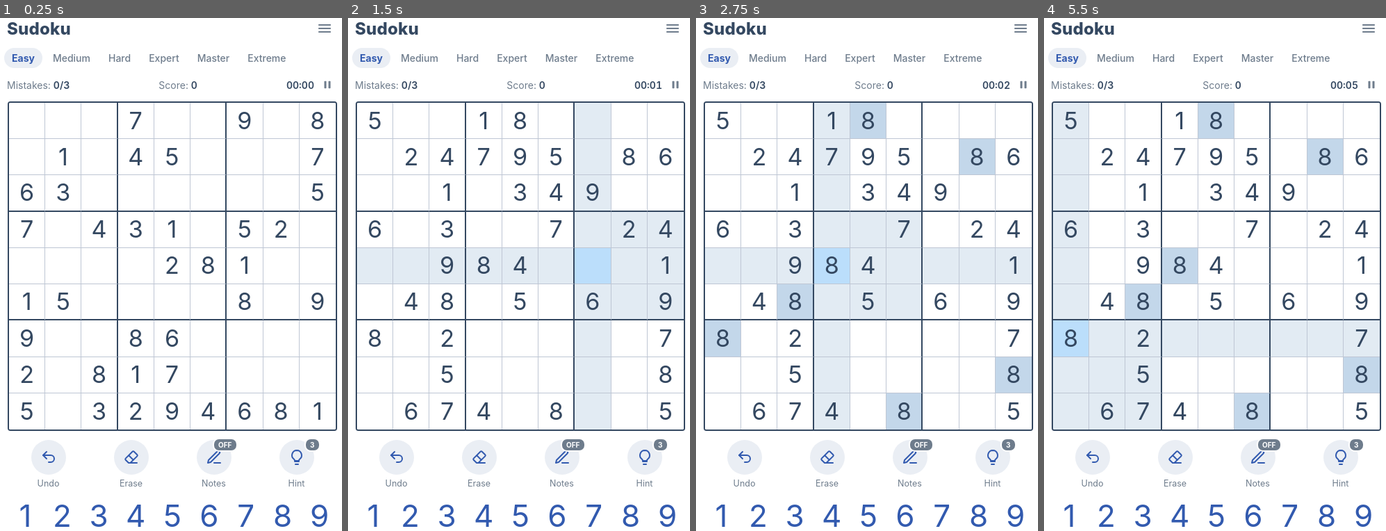
Above: before the commit, frames 1-4 (left to right).
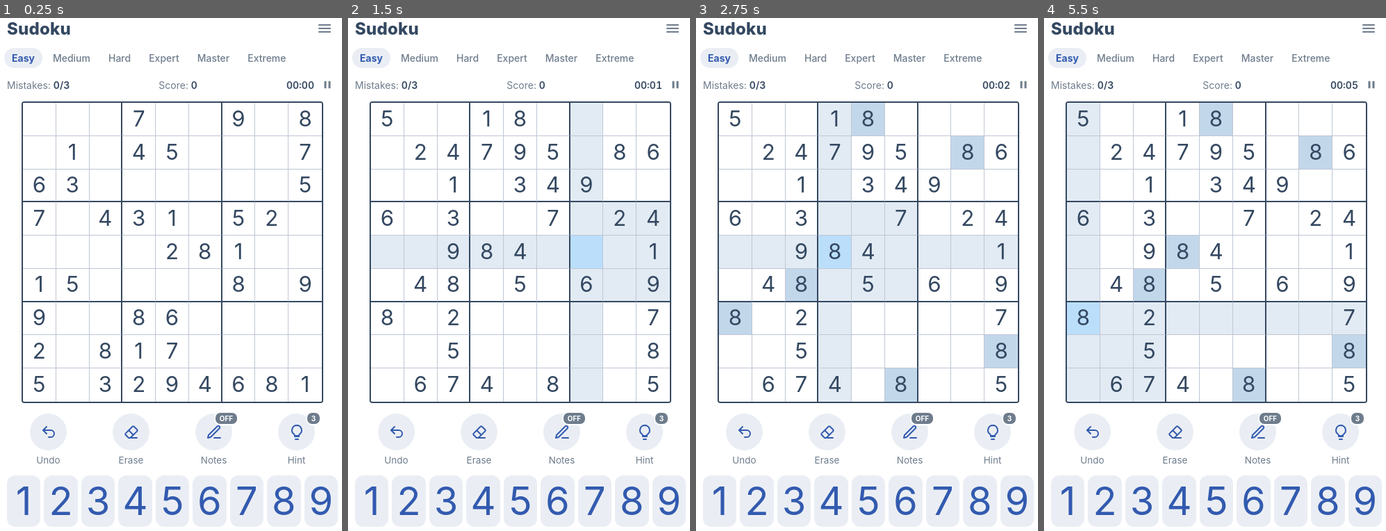
Above: after the commit, the same moments.

Repository: iverkjelsaas/Sudoku
Game: browser game, page index.html
Same seed, same stepped clock (60 frames per second), same inputs: the game is played once before the commit and once after it.
Inputs:
- Up to frame 1 (0.25 s): no input
- Up to frame 2 (1.5 s): click "Easy" at 0.27 s; hold Right from 1.03 s (still down); tap Ctrl at 1.1 s
- Up to frame 3 (2.75 s): release Right at 1.53 s; hold Down 1.58-1.85 s; tap Ctrl at 1.6, 2.1, 2.6 s; hold Left 1.9-2.47 s; hold Up from 2.52 s (still down)
- Up to frame 4 (5.5 s): release Up at 2.82 s; hold Right 2.87-3.53 s; tap Ctrl every 0.5 s from 3.1 to 5.1 s; hold Up 3.58-3.82 s; hold Left 3.87-4.3 s; hold Down 4.35-4.68 s; hold Right 4.73-5.23 s; hold Down from 5.28 s (still down)

The runs differ from the first frame. In frame 1, 12% of the frame differs, in the area x 2-99%, y 16-100%; in frame 2, 19%; in frame 3, 21%; in frame 4, 25%.

Commit message:
Fill the screen: bigger number pad tiles and controls
- Number pad grows to use the space under the board, with tile buttons
- Larger digits and control buttons
- Bump service worker cache to sudoku-v4

Co-Authored-By: Claude Opus 5.5 <noreply@anthropic.com>
Claude-Session: https://claude.ai/code/session_01L4nS6Uu5XKXfuhLv7infY8

Diff:
--- a/index.html
+++ b/index.html
@@ -31,7 +31,7 @@
 .info b{color:var(--text);font-weight:600;font-variant-numeric:tabular-nums}
 .timer{display:flex;align-items:center;gap:4px}
 .timer .iconbtn{width:30px;height:30px}
-.boardwrap{position:relative;width:min(100%,max(280px,calc(100dvh - 290px - env(safe-area-inset-top,0px) - env(safe-area-inset-bottom,0px))));aspect-ratio:1;margin:0 auto;container-type:inline-size}
+.boardwrap{position:relative;width:min(100%,max(280px,calc(100dvh - 330px - env(safe-area-inset-top,0px) - env(safe-area-inset-bottom,0px))));aspect-ratio:1;margin:0 auto;container-type:inline-size}
 .board{display:grid;grid-template-columns:repeat(9,1fr);grid-template-rows:repeat(9,1fr);width:100%;height:100%;border:2px solid var(--thick);border-radius:4px;overflow:hidden}
 .cell{position:relative;display:flex;align-items:center;justify-content:center;border-right:1px solid var(--line);border-bottom:1px solid var(--line);font-size:7.2cqw;color:var(--user);background:var(--bg);cursor:pointer;line-height:1}
 .cell.bx{border-right:2px solid var(--thick)}
@@ -57,16 +57,17 @@
 .play{width:72px;height:72px;border-radius:50%;border:0;background:var(--accent);color:#fff;display:grid;place-items:center}
 .spinner{width:34px;height:34px;border:3px solid var(--btn);border-top-color:var(--accent);border-radius:50%;animation:spin .8s linear infinite}
 @keyframes spin{to{transform:rotate(360deg)}}
-.ctrls{display:flex;justify-content:space-around;padding-top:4px}
-.ctl{display:flex;flex-direction:column;align-items:center;gap:5px;background:none;border:0;color:var(--muted);font-size:12.5px;padding:0}
-.ctl .ic{width:50px;height:50px;border-radius:50%;background:var(--btn);display:grid;place-items:center;position:relative;color:var(--accent);transition:transform .1s}
+.lower{flex:1;display:flex;flex-direction:column;justify-content:space-evenly;gap:14px;padding-top:6px;min-height:0}
+.ctrls{display:flex;justify-content:space-around}
+.ctl{display:flex;flex-direction:column;align-items:center;gap:6px;background:none;border:0;color:var(--muted);font-size:13.5px;padding:0}
+.ctl .ic{width:clamp(50px,7dvh,60px);height:clamp(50px,7dvh,60px);border-radius:50%;background:var(--btn);display:grid;place-items:center;position:relative;color:var(--accent);transition:transform .1s}
 .ctl:active .ic{transform:scale(.92)}
 .badge{position:absolute;top:-3px;right:-9px;background:var(--muted);color:#fff;font-size:10px;font-weight:700;padding:2px 6px;border-radius:9px;border:2px solid var(--bg)}
 .ctl.on .badge{background:var(--accent)}
 .ctl.on .ic{background:var(--accent);color:#fff}
-.pad{display:grid;grid-template-columns:repeat(9,1fr)}
-.num{background:none;border:0;color:var(--accent);font-size:clamp(30px,9.5vw,44px);height:60px;border-radius:8px;font-weight:400;padding:0;position:relative}
-.num:active{background:var(--btn)}
+.pad{display:grid;grid-template-columns:repeat(9,1fr);gap:5px;flex:1 1 auto;min-height:64px;max-height:150px}
+.num{background:var(--btn);border:0;color:var(--accent);font-size:clamp(32px,10.5vw,56px);height:100%;border-radius:12px;font-weight:400;padding:0;position:relative}
+.num:active{background:var(--same);transform:scale(.96)}
 .num.done{visibility:hidden}
 .notesmode .num{color:var(--muted)}
 .num small{position:absolute;left:0;right:0;bottom:2px;font-size:10px;color:var(--muted)}
@@ -129,6 +130,7 @@
     <div class="overlay" id="pauseOv"><button class="play" id="playBtn" aria-label="Resume"><svg width="30" height="30" viewBox="0 0 24 24" fill="currentColor"><path d="M8 5v14l11-7z"/></svg></button><span>Game paused</span></div>
     <div class="overlay" id="loadOv"><div class="spinner"></div><span>Generating puzzle…</span></div>
   </div>
+  <div class="lower">
   <div class="ctrls">
     <button class="ctl" id="undoBtn"><span class="ic"><svg width="24" height="24" viewBox="0 0 24 24" fill="none" stroke="currentColor" stroke-width="2" stroke-linecap="round" stroke-linejoin="round"><path d="M9 14L4 9l5-5"/><path d="M4 9h11a5 5 0 0 1 0 10h-3"/></svg></span>Undo</button>
     <button class="ctl" id="eraseBtn"><span class="ic"><svg width="24" height="24" viewBox="0 0 24 24" fill="none" stro …(247 unchanged characters)…
@@ -136,6 +138,7 @@
     <button class="ctl" id="hintBtn"><span class="ic"><svg width="24" height="24" viewBox="0 0 24 24" fill="none" strok …(275 unchanged characters)…
   </div>
   <div class="pad" id="pad"></div>
+  </div>
 </div>
 <div class="mbg" id="mbg"><div class="modal" id="modal"></div></div>
 <div class="toast" id="toast"></div>
--- a/sw.js
+++ b/sw.js
@@ -1,5 +1,5 @@
 // Bump VERSION whenever you change any file, so installed copies update.
-const VERSION = 'sudoku-v3';
+const VERSION = 'sudoku-v4';
 const FILES = ['./', './index.html', './manifest.webmanifest',
   './icons/icon-180.png', './icons/icon-192.png', './icons/icon-512.png', './icons/icon-512-maskable.png'];
 
